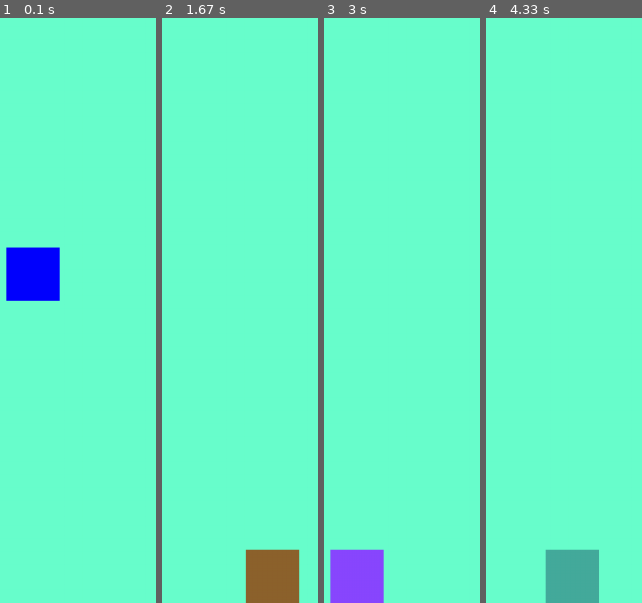
Above: before the commit, frames 1-4 (left to right).
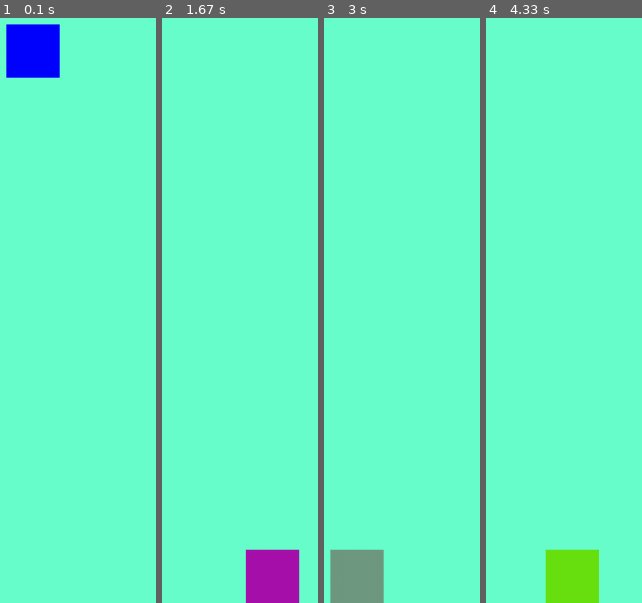
Above: after the commit, the same moments.

Repository: 16thpolicy/pygameExperiment
Game: pygame game, started from game1.py
The game is run twice, just before and just after one commit, with the same random seed, the same clock (stepped at 60 frames per second) and the same inputs.
Inputs:
- Up to frame 1 (0.1 s): no input
- Up to frame 2 (1.67 s): hold D 0.33-0.8 s; hold W 0.83-1.13 s; hold D 1.17-1.63 s
- Up to frame 3 (3 s): hold A 1.67-2.2 s; hold S 2.23-2.53 s; hold A 2.57-2.97 s
- Up to frame 4 (4.33 s): hold W 3-3.37 s; hold D 3.4-4.03 s

The runs differ from the first frame. In frame 1, 6.4% of the frame differs, in the area x 3-39%, y 1-49%; in frame 2, 3.1%; in frame 3, 3.2%; in frame 4, 3.2%.

Commit message:
Update game1.py

Diff:
--- a/game1.py
+++ b/game1.py
@@ -68,7 +68,7 @@
     block_group = pygame.sprite.Group()
     a_block=Block()
 
-    a_block.set_position(window_width/2-a_block.rect.width/2,window_height/2-a_block.rect.height/2)
+    a_block.set_position(window_width/2-a_block.rect.width/2,window_height/8)
     current_position=a_block.give_position()
 
     block_group.add(a_block)
@@ -77,9 +77,7 @@
     a_key=False
     s_key=False
     d_key=False
-    w_cover=False
     a_cover=False
-    s_cover=False
     d_cover=False
     gravity=.15 #positive b/c rip and grid is flipped upside down
     verticalspeed=0
@@ -93,9 +91,6 @@
             if(event.type == pygame.KEYDOWN):
                 if(event.key == pygame.K_w):
                     print("+w")
-                    if(s_key):
-                        s_key=False
-                        w_cover=True
                     w_key=True
                 elif(event.key == pygame.K_a):
                     print("+a")
@@ -105,9 +100,6 @@
                     a_key=True
                 elif(event.key == pygame.K_s):
                     print("+s")
-                    if(w_key):
-                        w_key=False
-                        s_cover=True
                     s_key=True
                 elif(event.key == pygame.K_d):
                     print("+d")
@@ -118,9 +110,6 @@
             if(event.type ==pygame.KEYUP):
                 if(event.key == pygame.K_w):
                     print("-w")
-                    s_cover=False
-                    if(w_cover):
-                        s_key=True
                     w_key=False
                 elif(event.key == pygame.K_a):
                     print("-a")
@@ -130,9 +119,6 @@
                     a_key=False
                 elif(event.key == pygame.K_s):
                     print("-s")
-                    w_cover=False
-                    if(s_cover):
-                        w_key=True
                     s_key=False
                 elif(event.key == pygame.K_d):
                     print("-d")
@@ -140,7 +126,7 @@
                     if(d_cover):
                         a_key=True
                     d_key=False
-        if(w_key):
+        if(w_key and a_block.height+a_block.rect.y==window_height):#if w is pressed and is on a platform
             didimove=a_block.move_position(0,-1,window_width,window_height)
             if(didimove):
                 a_block.changecolor()
@@ -148,10 +134,9 @@
             didimove= a_block.move_position(-1,0,window_width,window_height)
             if(didimove):
                 a_block.changecolor()
-        if(s_key):
-            didimove =a_block.move_position(0,1,window_width,window_height)
-            if(didimove):
-                a_block.changecolor()
+        if(s_key):#if on a platform
+            #duck
+            pass
         if(d_key):
             didimove=a_block.move_position(1,0,window_width,window_height)
             if(didimove):
